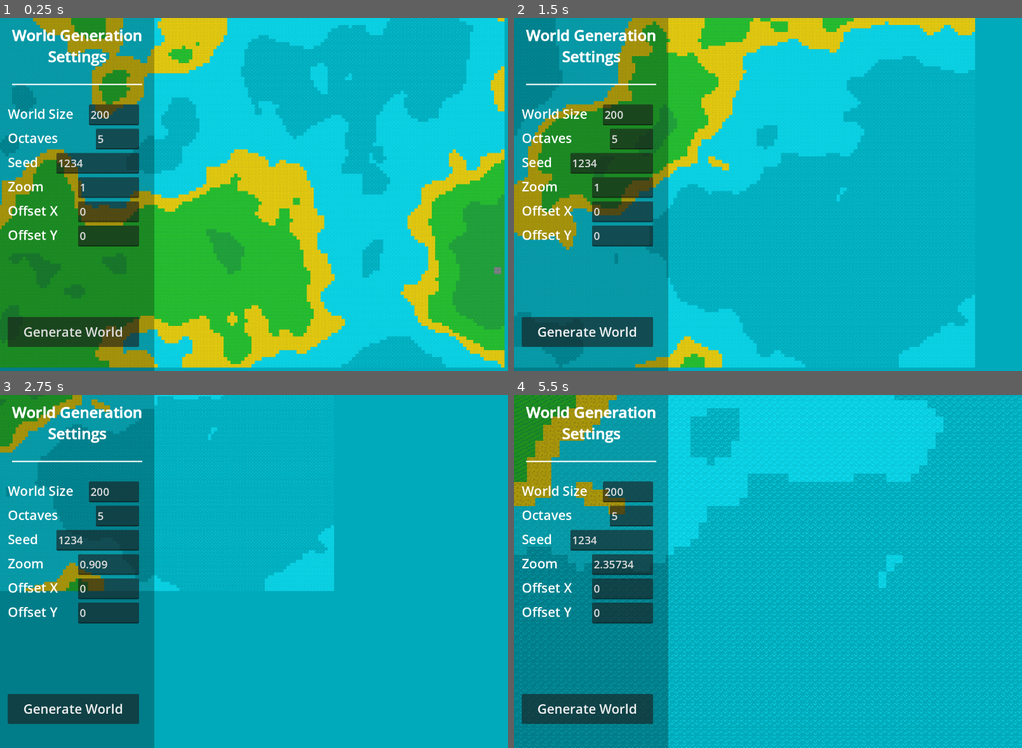
Above: before the commit, frames 1-4 (two rows, left to right).
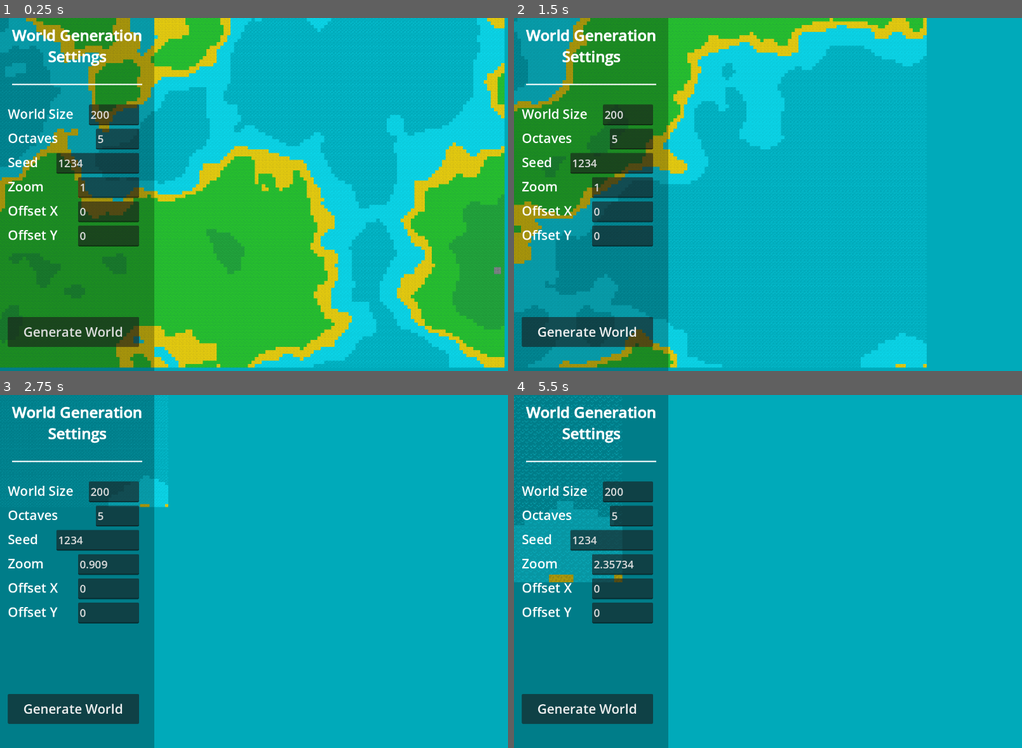
Above: after the commit, the same moments.

Repository: B0G4/BOG4T-s-World-Generator
Game: Godot game, scene res://main.tscn
Same seed, same stepped clock (60 frames per second), same inputs: the game is played once before the commit and once after it.
Inputs (mouse positions are in pixels of both pictures, inside the frame that each line leads up to):
- Up to frame 1 (0.25 s): no input
- Up to frame 2 (1.5 s): click "Generate World" at 0.5 s; tap Enter at 1.25 s; move the mouse to (879, 176) at 1.27 s; hold D (right) from 1.28 s (still down); hold Shift (movefast, bound only after the commit) from 1.28 s (still down)
- Up to frame 3 (2.75 s): move the mouse to (152, 589) at 2.02 s; release D (right) at 2.03 s; release Shift (movefast, bound only after the commit) at 2.03 s; hold S (down) from 2.03 s (still down); tap Mouse wheel down (scrolldown) at 2.1 s; tap Shift (movefast, bound only after the commit) at 2.3 s
- Up to frame 4 (5.5 s): move the mouse to (818, 493) at 2.77 s; release S (down) at 2.78 s; hold D (right) 2.78-3.53 s; hold Mouse wheel up (scrollup) 2.78-3.53 s; tap Shift (movefast, bound only after the commit) at 3.05, 3.6, 5.3 s; move the mouse to (742, 642) at 3.52 s; hold W (up) 3.53-4.28 s; move the mouse to (920, 624) at 4.27 s; hold Shift (movefast, bound only after the commit) 4.28-5.03 s; hold A (left) from 4.28 s (still down); move the mouse to (615, 518) at 5.02 s; tap Mouse wheel down (scrolldown) at 5.1 s

The runs differ from the first frame. In frame 1, 26% of the frame differs, in the area x 0-100%, y 0-100%; in frame 2, 32%, in the area x 0-91%, y 0-100%; in frame 3, 9.3%; in frame 4, 30%.

Commit message:
quick save

Diff:
--- a/main.gd
+++ b/main.gd
@@ -3,6 +3,7 @@
 @onready var camera = $"Camera2D"
 @onready var ui = $"UserInterfaceLayer/User Interface"
 var new = Vector2i.ZERO
+var speed = 500
 
 
 func _ready() -> void:
@@ -15,6 +16,7 @@
 
 
 func camera_movement(delta):
+	## Zooming
 	ui.get_node("FPS").text = "FPS " + str(Engine.get_frames_per_second())
 	if Input.is_action_pressed("scrollup"):
 		camera.zoom += Vector2(1 * delta, 1 * delta) * camera.zoom.length()
@@ -22,14 +24,19 @@
 	elif Input.is_action_pressed("scrolldown"):
 		camera.zoom -= Vector2(1 * delta, 1 * delta) * camera.zoom.length()
 		ui.get_node("Options/Map Scale/TextEdit").text = str(_round(camera.zoom.x, 5))
+	## Moving
+	if Input.is_action_pressed("movefast"):
+		speed = 750
+	else:
+		speed = 500
 	if Input.is_action_pressed("up"):
-		camera.position.y -= 500 * delta
+		camera.position.y -= speed * delta / (camera.zoom.length() / 2)
 	elif Input.is_action_pressed("down"):
-		camera.position.y += 500 * delta
+		camera.position.y += speed * delta / (camera.zoom.length() / 2)
 	if Input.is_action_pressed("left"):
-		camera.position.x -= 500 * delta
+		camera.position.x -= speed * delta / (camera.zoom.length() / 2)
 	elif Input.is_action_pressed("right"):
-		camera.position.x += 500 * delta
+		camera.position.x += speed * delta / (camera.zoom.length() / 2)
 
 
 func _on_button_pressed() -> void:
--- a/map.gd
+++ b/map.gd
@@ -39,11 +39,11 @@
 
 
 func _get_tile_index(noise_sample):
-	if noise_sample < -0.15:
+	if noise_sample < -0.1:
 		return TILES.waterdark
-	elif noise_sample < 0:
+	elif noise_sample < -0.02:
 		return TILES.water
-	elif noise_sample < 0.06:
+	elif noise_sample < 0.02:
 		return TILES.sand
 	elif noise_sample < 0.2:
 		return TILES.grass
--- a/project.godot
+++ b/project.godot
@@ -61,6 +61,11 @@
 "events": [Object(InputEventKey,"resource_local_to_scene":false,"resource_name":"","device":-1,"window_id":0,"alt_press …(192 unchanged characters)…
 ]
 }
+movefast={
+"deadzone": 0.5,
+"events": [Object(InputEventKey,"resource_local_to_scene":false,"resource_name":"","device":-1,"window_id":0,"alt_pressed":false,"shift_pressed":false,"ctrl_pressed":false,"meta_pressed":false,"pressed":false,"keycode":0,"physical_keycode":4194325,"key_label":0,"unicode":0,"location":0,"echo":false,"script":null)
+]
+}
 
 [rendering]
 
